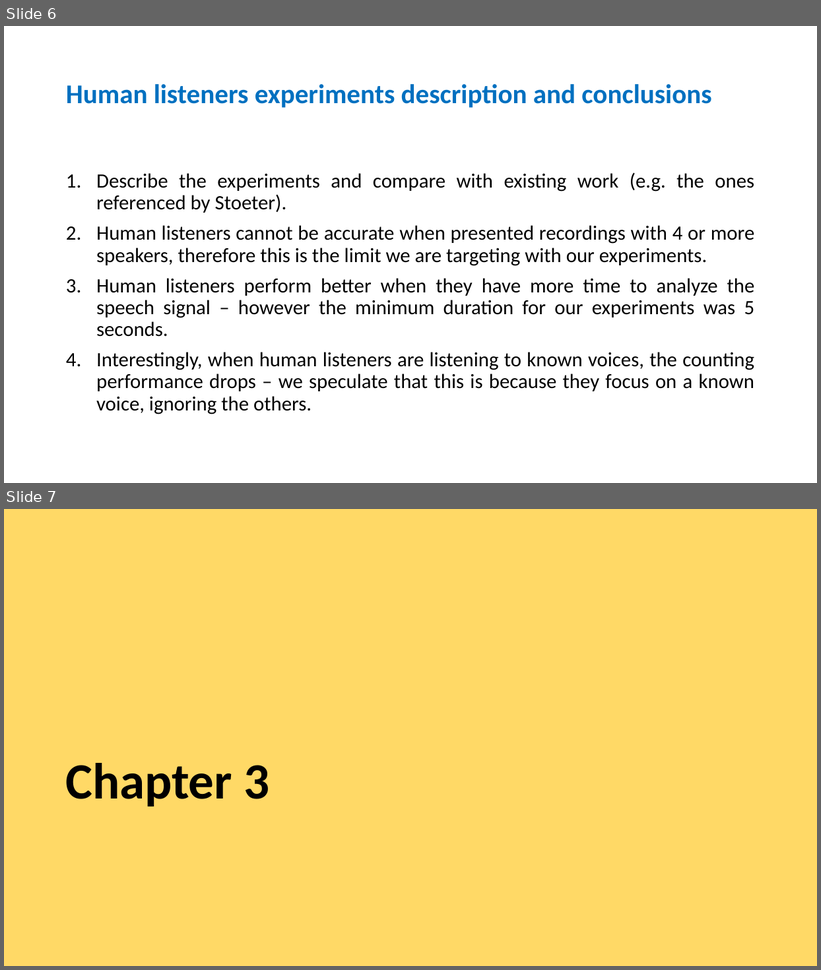
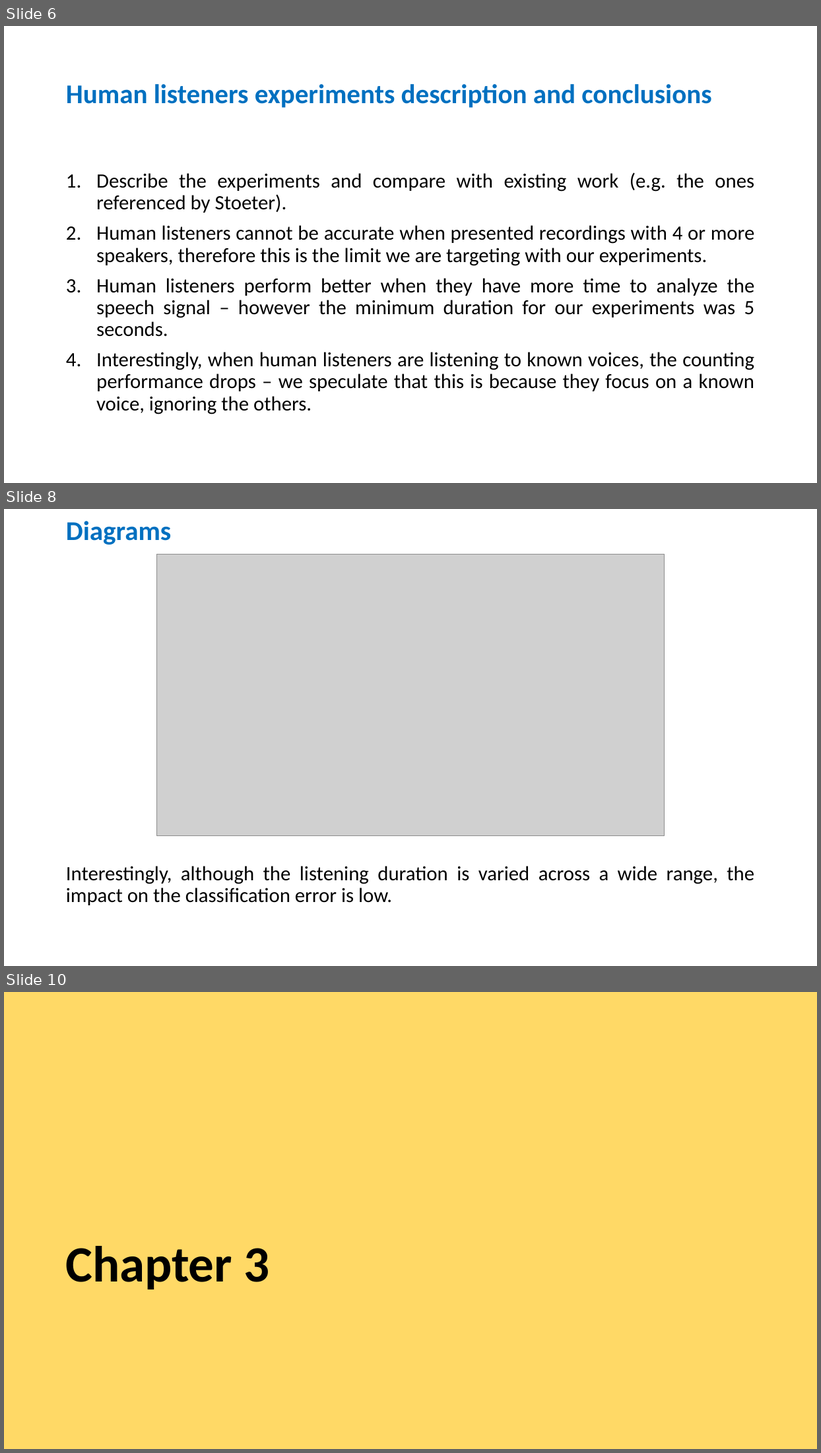
Before and after one commit to valentinandrei/saa_experiments, a slide deck: paper_writing/TOC.pptx. Shown one above the other, each under a label of ours: slides 6 and 7 before the commit, slides 6, 8 and 10 after it; the slides between them are not shown. The pictures are 821x970 and 821x1453 pixels, drawn with LibreOffice and Linux fonts; fonts in the diff are those of the drawing; grey boxes stand for pictures. Boxes give left, top, right and bottom in pixels: in the first picture for what was removed or moved away, otherwise in the second. Text is boxed around its words. In the diff, an @@ line names an element or a change of style, - is before the commit and + after.

```diff
--- a/paper_writing/TOC.pptx
+++ b/paper_writing/TOC.pptx
@@ slide 8 added at bbox=[4, 509, 817, 966], background #FFFFFF @@
@@ title added at bbox=[66, 521, 171, 545], 32 pt, text #0070C0, bold @@
+Diagrams
@@ picture added at bbox=[157, 554, 665, 836] @@
@@ text added at bbox=[66, 866, 754, 906], 24 pt, text #000000 @@
+Interestingly, although the listening duration is varied across a wide range, the impact on the classification error is low.
@@ what was slide 7 is now slide 10 @@
```
Also in this commit, not shown: 5 slides changed, 5 other slides added, 1 slide removed, 1 other file.
